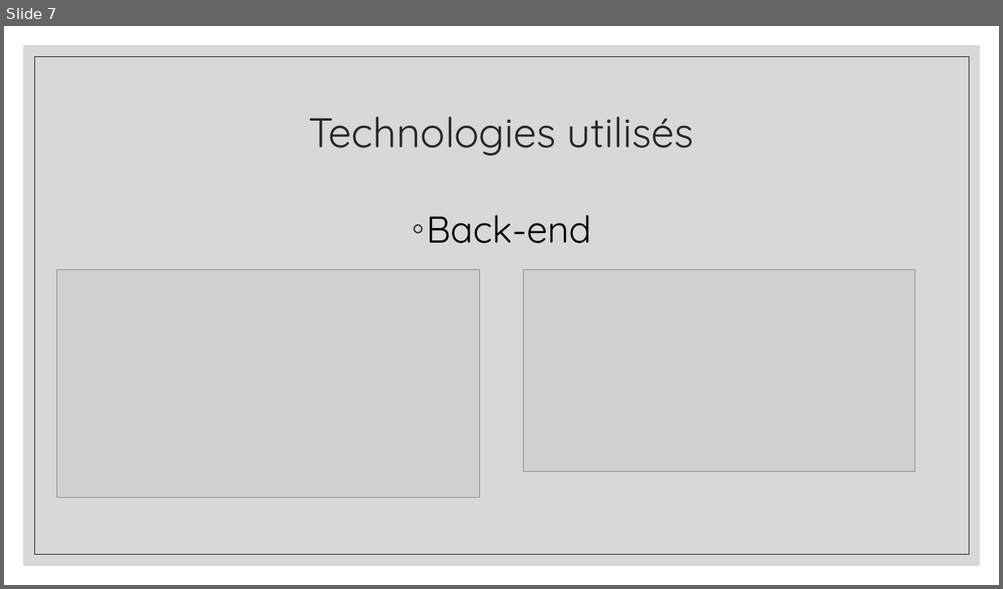
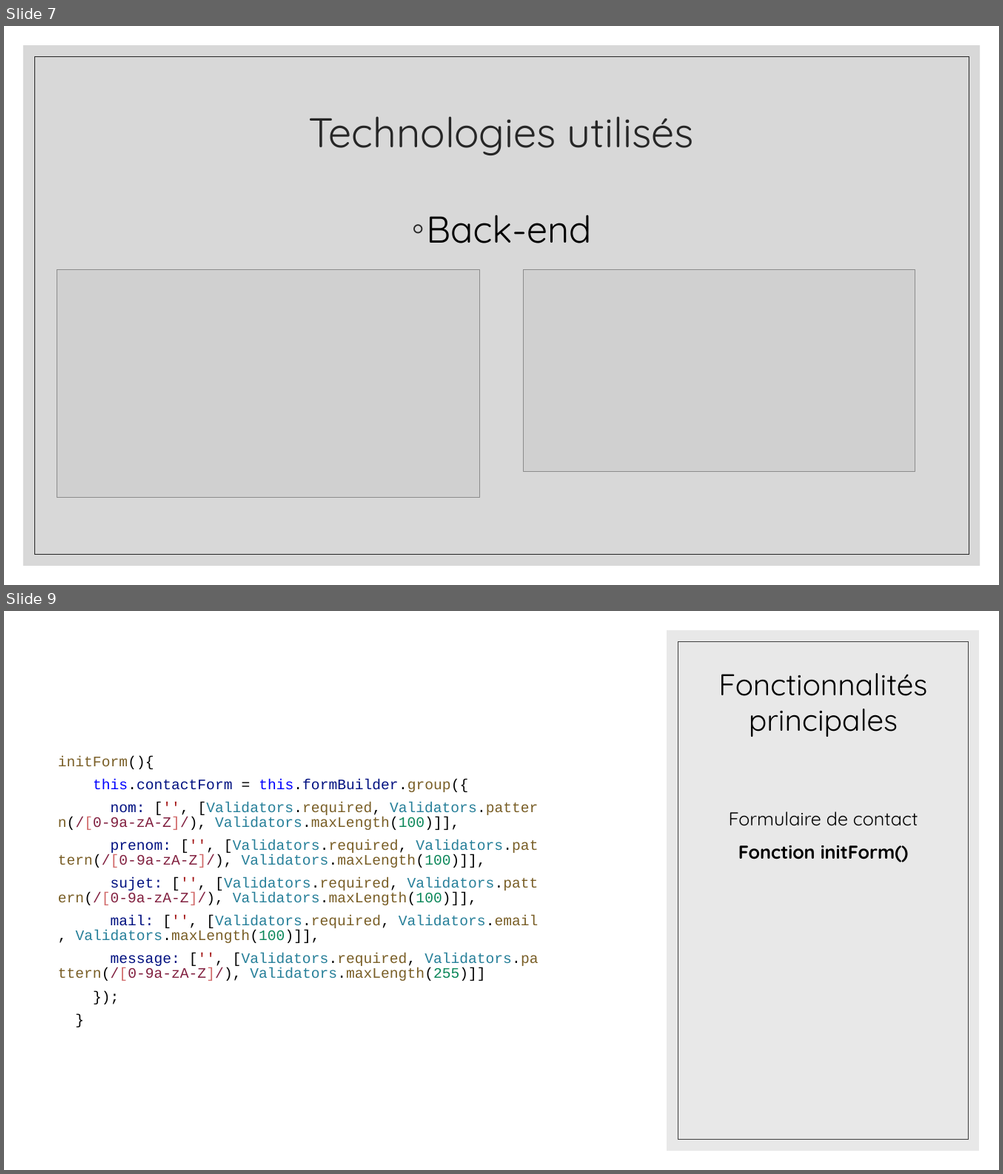
Before and after one commit to reyvaxreecded/Doc-Exam, a slide deck: Diapo.odp. Shown one above the other, each under a label of ours: slide 7 before the commit, slides 7 and 9 after it; the slides between them are not shown. The pictures are 1003x589 and 1003x1174 pixels, drawn with LibreOffice and Linux fonts; fonts in the diff are those of the drawing; grey boxes stand for pictures. Boxes give left, top, right and bottom in pixels: in the first picture for what was removed or moved away, otherwise in the second. Text is boxed around its words. In the diff, an @@ line names an element or a change of style, - is before the commit and + after.

```diff
--- a/Diapo.odp
+++ b/Diapo.odp
@@ slide 9 added at [4,611,999,1170], background #FFFFFF @@
@@ freeform shape added at [666,630,979,1151], fill #D9D9D9 at 60% opacity @@
@@ freeform shape added at [677,641,968,1140], outline #404040 0.51 pt @@
@@ title added at [718,673,927,737], 29 pt, text #000000 @@
+Fonctionnalités principales
@@ text added at [58,756,538,981], 14 pt, text #267F99 @@
+initForm(){
+this.contactForm = this.formBuilder.group({
+nom: ['', [Validators.required, Validators.pattern(/[0-9a-zA-Z]/), Validators.maxLength(100)]],
+prenom: ['', [Validators.required, Validators.pattern(/[0-9a-zA-Z]/), Validators.maxLength(100)]],
+sujet: ['', [Validators.required, Validators.pattern(/[0-9a-zA-Z]/), Validators.maxLength(100)]],
+mail: ['', [Validators.required, Validators.email, Validators.maxLength(100)]],
+message: ['', [Validators.required, Validators.pattern(/[0-9a-zA-Z]/), Validators.maxLength(255)]]
+});
+}
@@ text added at [728,812,918,863], 18 pt, text #000000 @@
+Formulaire de contact
+Fonction initForm()
```
Also in this commit, not shown: 12 slides changed, 8 other slides added, 4 slides removed.
